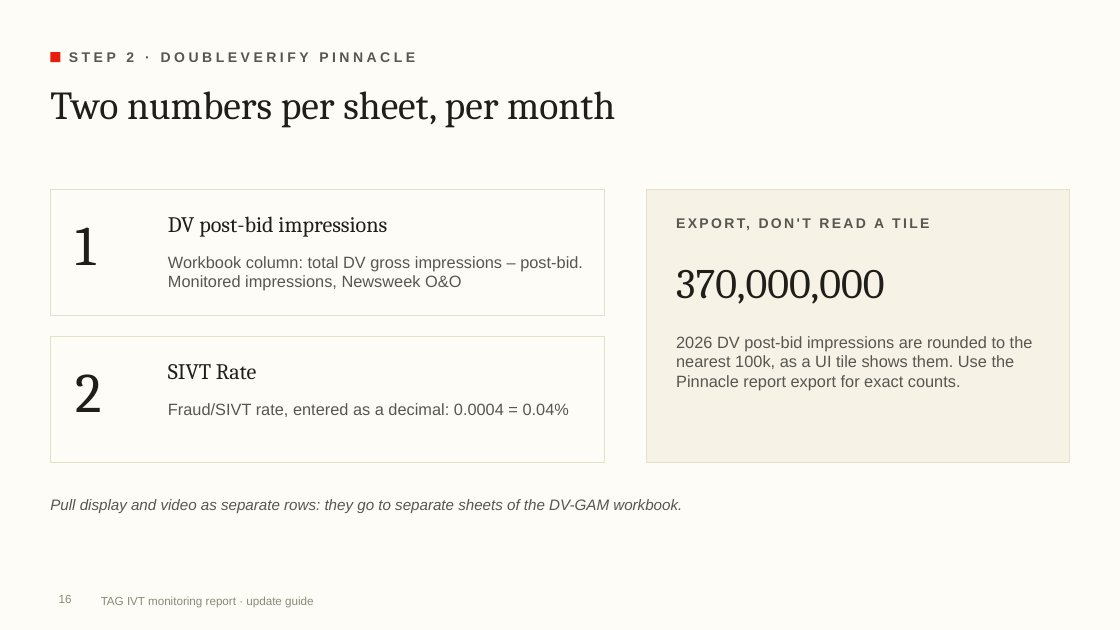
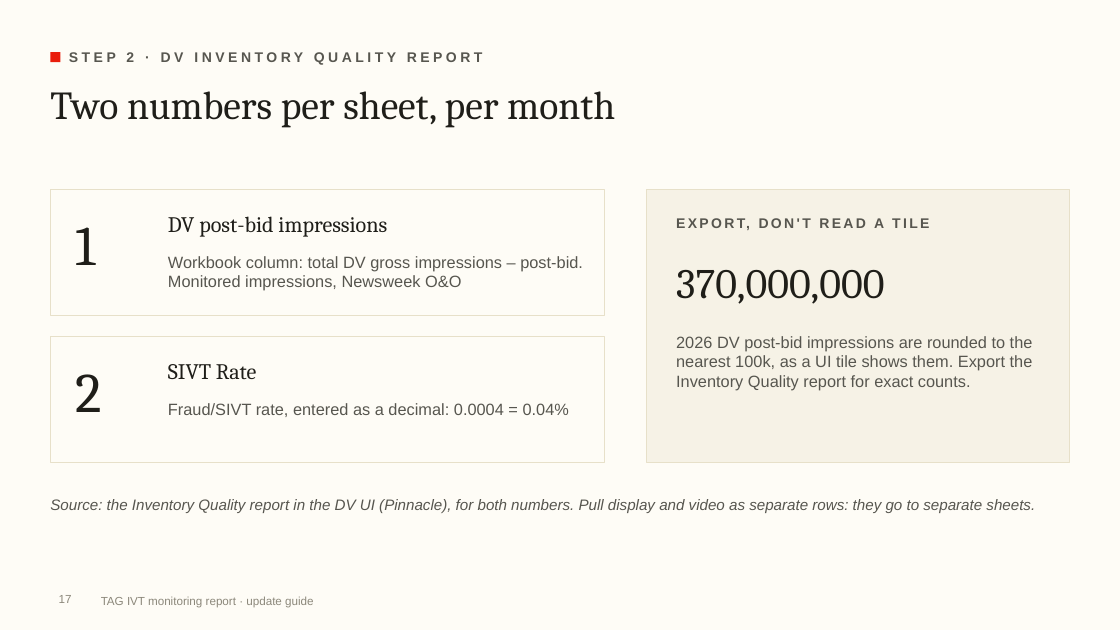
Before and after one commit to rogerhirano-nw/yield-dashboard, a slide deck: slide 17 of docs/TAG_IVT_Report_Update_Guide.pptx (slide 16 before the commit). Drawn at 1120x630 pixels with LibreOffice and Linux fonts; fonts in the diff are those of the drawing; background and template pictures are left out. Boxes give left, top, right and bottom in pixels: in the first picture for what was removed or moved away, otherwise in the second. Text is boxed around its words. In the diff, an @@ line names an element or a change of style, - is before the commit and + after.

```diff
--- a/docs/TAG_IVT_Report_Update_Guide.pptx
+++ b/docs/TAG_IVT_Report_Update_Guide.pptx
@@ text at (x1=69, y1=52, x2=483, y2=65): text changed @@
-STEP 2 · DOUBLEVERIFY PINNACLE
+STEP 2 · DV INVENTORY QUALITY REPORT
@@ text at (x1=676, y1=336, x2=1033, y2=391): text changed @@
-2026 DV post-bid impressions are rounded to the nearest 100k, as a UI tile shows them. Use the Pinnacle report export for exact counts.
+2026 DV post-bid impressions are rounded to the nearest 100k, as a UI tile shows them. Export the Inventory Quality report for exact counts.
@@ text at (x1=50, y1=499, x2=1035, y2=513): text changed @@
-Pull display and video as separate rows: they go to separate sheets of the DV-GAM workbook.
+Source: the Inventory Quality report in the DV UI (Pinnacle), for both numbers. Pull display and video as separate rows: they go to separate sheets.
@@ page number at (x1=59, y1=595, x2=72, y2=603): text changed @@
-16
+17
```
Also in this commit, not shown: 3 other slides changed, 2 slides added, 1 slide removed, 2 other files.
